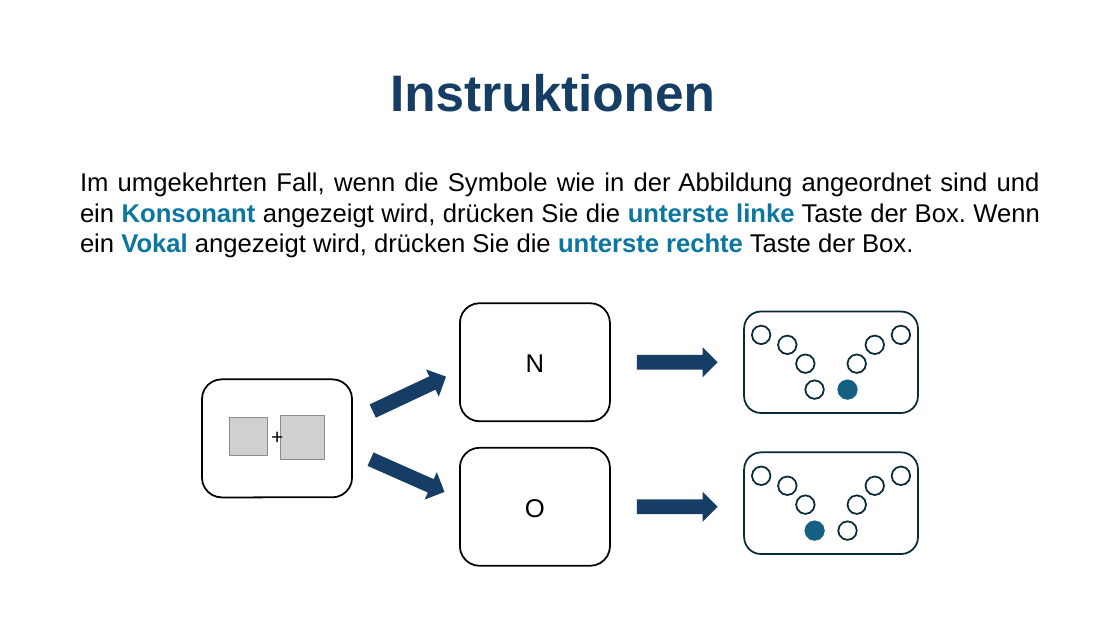
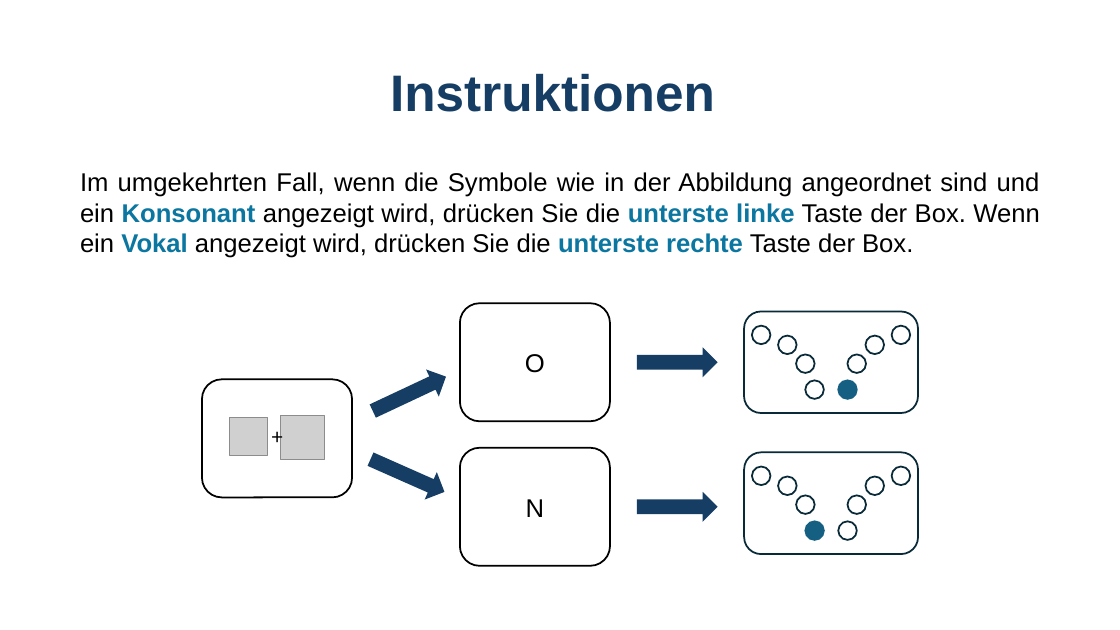
Before and after one commit to GidonFrischkorn/Ambizione-IndividualDifferencesStudy, a slide deck: slide 5 of tasks/letter-judgement-changingSR/Instructions_letterchangeSRBOX.pptx. Drawn at 1120x630 pixels with LibreOffice and Linux fonts; fonts in the diff are those of the drawing; grey boxes stand for pictures. Boxes give left, top, right and bottom in pixels: in the first picture for what was removed or moved away, otherwise in the second. Text is boxed around its words. In the diff, an @@ line names an element or a change of style, - is before the commit and + after.

```diff
--- a/tasks/letter-judgement-changingSR/Instructions_letterchangeSRBOX.pptx
+++ b/tasks/letter-judgement-changingSR/Instructions_letterchangeSRBOX.pptx
@@ text at (x1=525, y1=354, x2=545, y2=373): text changed @@
-N
+O
@@ text at (x1=526, y1=499, x2=545, y2=517): text changed @@
-O
+N
```
Also in this commit, not shown: 2 other files.
